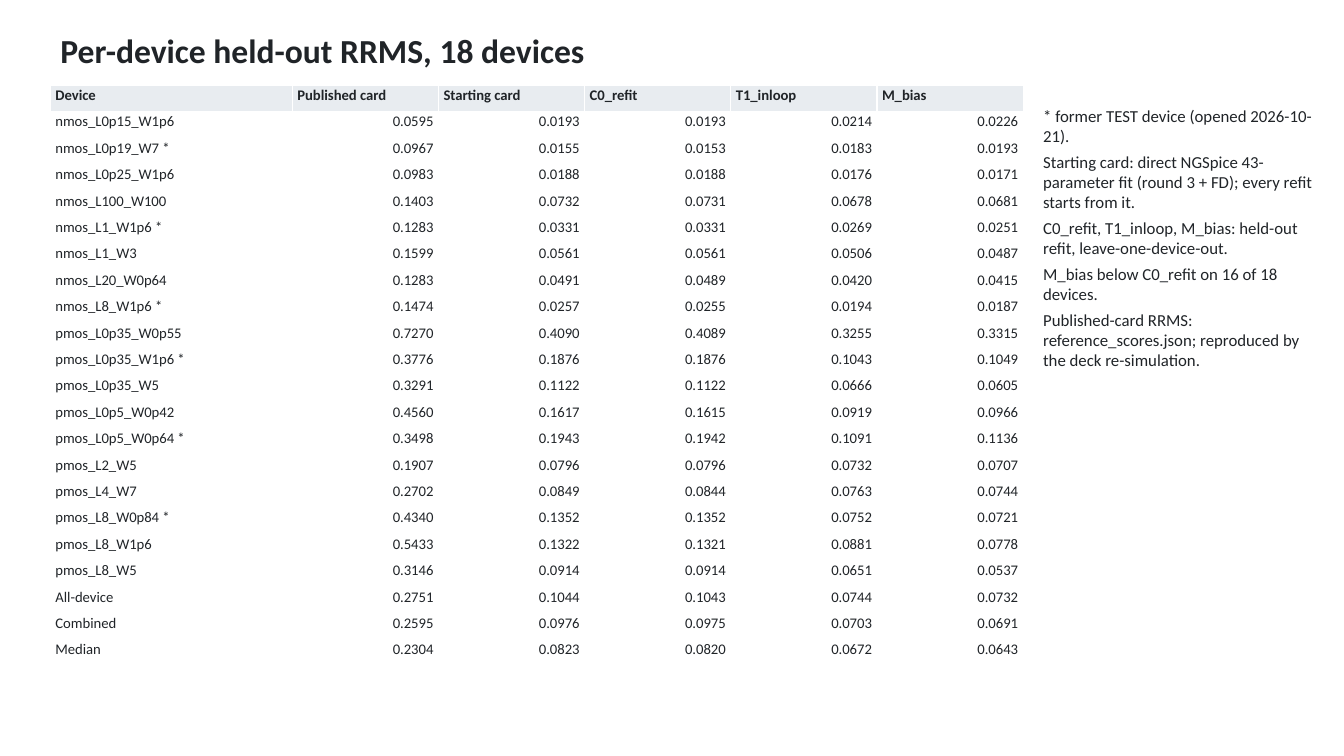
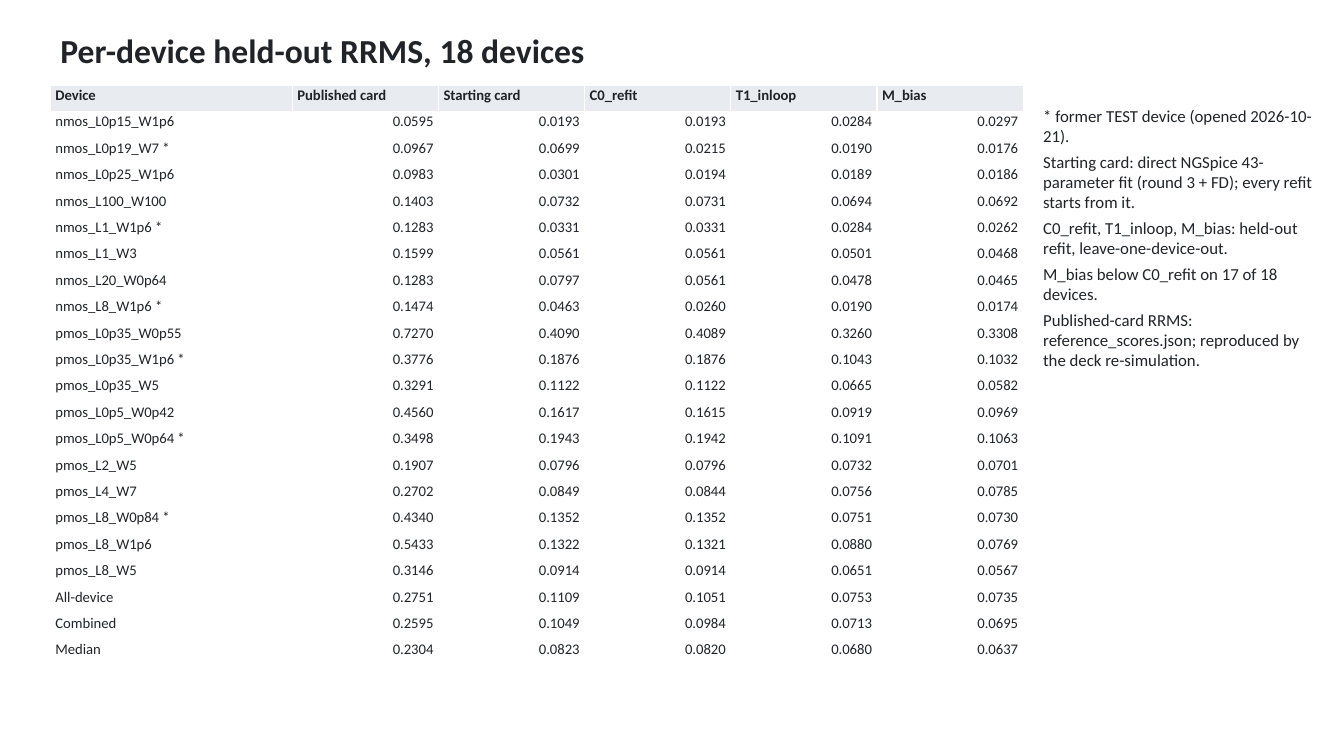
Before and after one commit to aaronw5/Cryo-Transistor-ML, a slide deck: slide 20 of slides/cryo_ml_mbias_real_data.pptx. Drawn at 1344x756 pixels with LibreOffice and Linux fonts; fonts in the diff are those of the drawing. Boxes give left, top, right and bottom in pixels: in the first picture for what was removed or moved away, otherwise in the second. Text is boxed around its words. In the diff, an @@ line names an element or a change of style, - is before the commit and + after.

```diff
--- a/slides/cryo_ml_mbias_real_data.pptx
+++ b/slides/cryo_ml_mbias_real_data.pptx
@@ table at [50, 86, 1023, 666] @@
-row 2, column 5: 0.0214
+row 2, column 5: 0.0284
-row 2, column 6: 0.0226
+row 2, column 6: 0.0297
-row 3: nmos_L0p19_W7 * | 0.0967 | 0.0155 | 0.0153 | 0.0183 | 0.0193
+row 3: nmos_L0p19_W7 * | 0.0967 | 0.0699 | 0.0215 | 0.0190 | 0.0176
-row 4: nmos_L0p25_W1p6 | 0.0983 | 0.0188 | 0.0188 | 0.0176 | 0.0171
+row 4: nmos_L0p25_W1p6 | 0.0983 | 0.0301 | 0.0194 | 0.0189 | 0.0186
-row 5, column 5: 0.0678
+row 5, column 5: 0.0694
-row 5, column 6: 0.0681
+row 5, column 6: 0.0692
-row 6, column 5: 0.0269
+row 6, column 5: 0.0284
-row 6, column 6: 0.0251
+row 6, column 6: 0.0262
-row 7, column 5: 0.0506
+row 7, column 5: 0.0501
-row 7, column 6: 0.0487
+row 7, column 6: 0.0468
-row 8: nmos_L20_W0p64 | 0.1283 | 0.0491 | 0.0489 | 0.0420 | 0.0415
+row 8: nmos_L20_W0p64 | 0.1283 | 0.0797 | 0.0561 | 0.0478 | 0.0465
-row 9: nmos_L8_W1p6 * | 0.1474 | 0.0257 | 0.0255 | 0.0194 | 0.0187
+row 9: nmos_L8_W1p6 * | 0.1474 | 0.0463 | 0.0260 | 0.0190 | 0.0174
-row 10, column 5: 0.3255
+row 10, column 5: 0.3260
-row 10, column 6: 0.3315
+row 10, column 6: 0.3308
-row 11, column 6: 0.1049
+row 11, column 6: 0.1032
-row 12, column 5: 0.0666
+row 12, column 5: 0.0665
-row 12, column 6: 0.0605
+row 12, column 6: 0.0582
-row 13, column 6: 0.0966
+row 13, column 6: 0.0969
-row 14, column 6: 0.1136
+row 14, column 6: 0.1063
-row 15, column 6: 0.0707
+row 15, column 6: 0.0701
-row 16, column 5: 0.0763
+row 16, column 5: 0.0756
-row 16, column 6: 0.0744
+row 16, column 6: 0.0785
-row 17, column 5: 0.0752
+row 17, column 5: 0.0751
-row 17, column 6: 0.0721
+row 17, column 6: 0.0730
-row 18, column 5: 0.0881
+row 18, column 5: 0.0880
-row 18, column 6: 0.0778
+row 18, column 6: 0.0769
-row 19, column 6: 0.0537
+row 19, column 6: 0.0567
-row 20: All-device | 0.2751 | 0.1044 | 0.1043 | 0.0744 | 0.0732
+row 20: All-device | 0.2751 | 0.1109 | 0.1051 | 0.0753 | 0.0735
-row 21: Combined | 0.2595 | 0.0976 | 0.0975 | 0.0703 | 0.0691
+row 21: Combined | 0.2595 | 0.1049 | 0.0984 | 0.0713 | 0.0695
-row 22, column 5: 0.0672
+row 22, column 5: 0.0680
-row 22, column 6: 0.0643
+row 22, column 6: 0.0637
@@ text at [1043, 268, 1277, 300]: text changed @@
-M_bias below C0_refit on 16 of 18 devices.
+M_bias below C0_refit on 17 of 18 devices.
```
Also in this commit, not shown: 17 other slides changed, 1 slide added, 25 other files.
